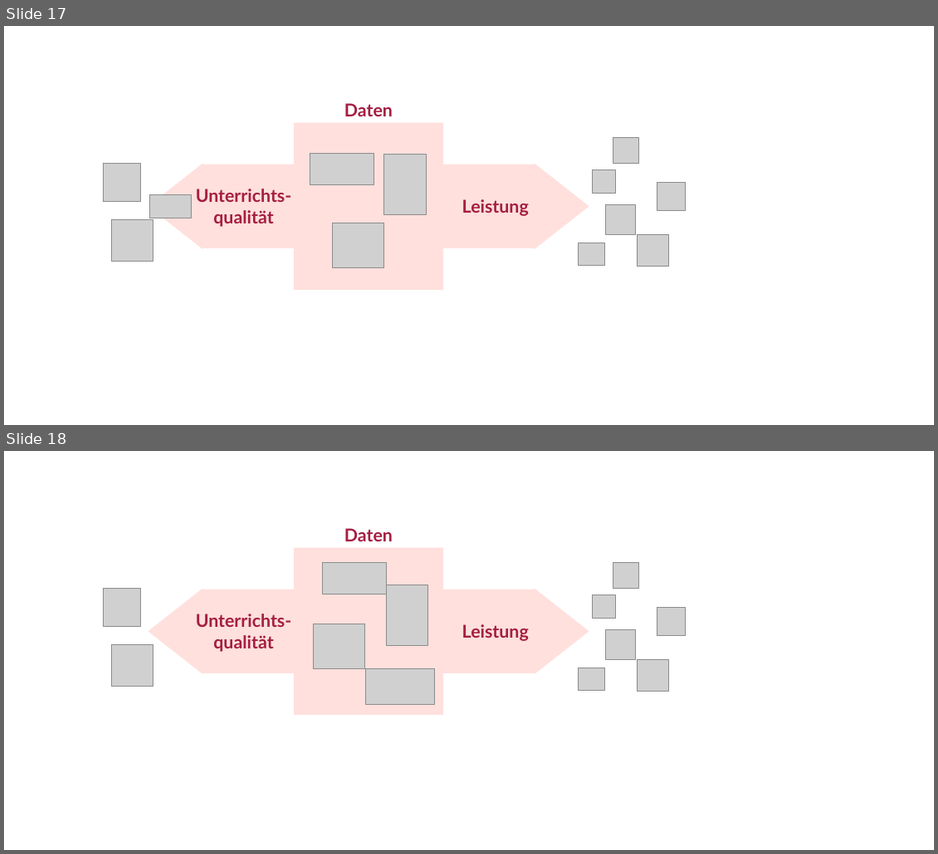
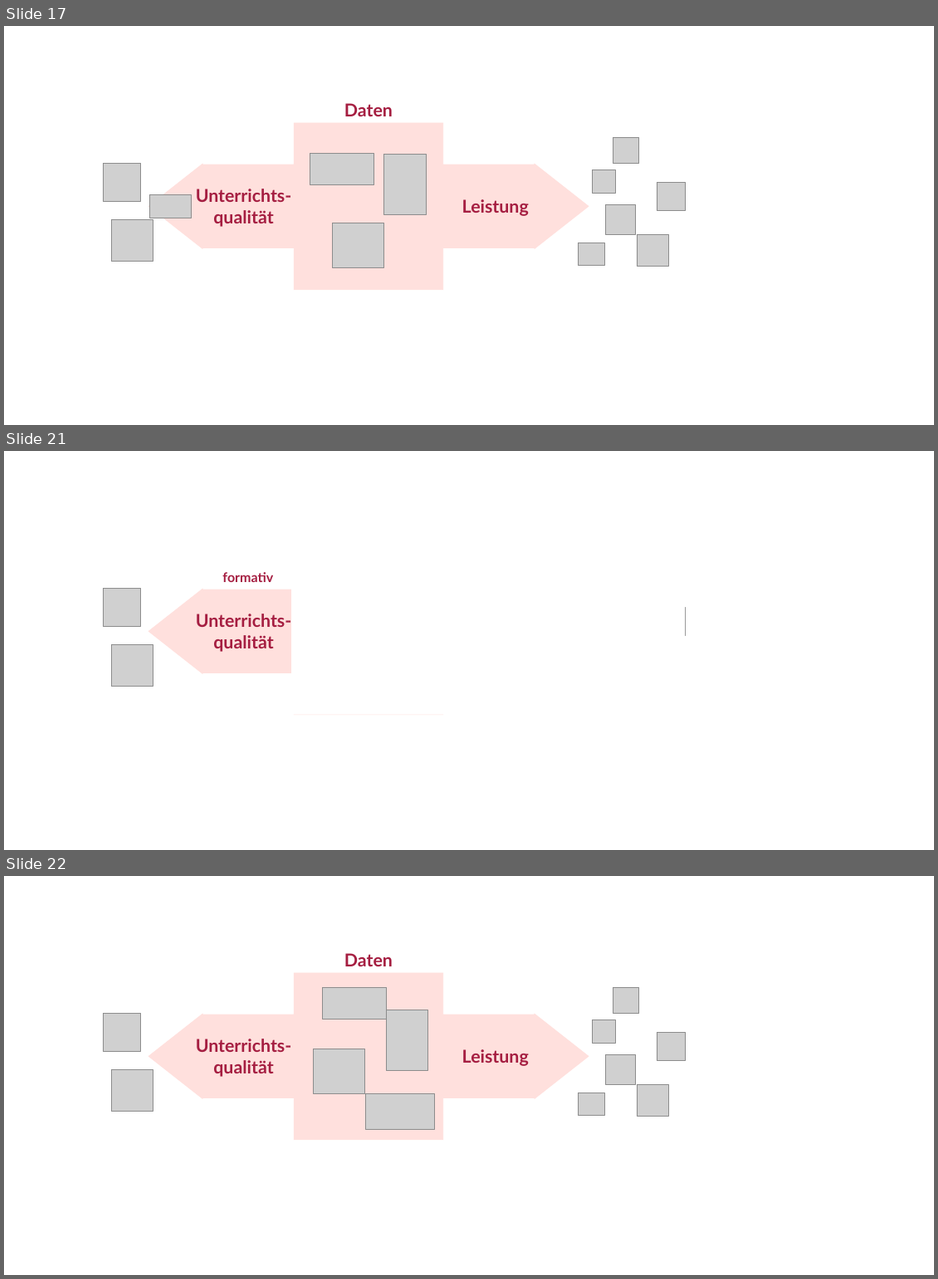
Before and after one commit to sammerk/vortrag-tue-w1, a slide deck: Img/Tabelle_Rueckmeldesysteme.pptx. Shown one above the other, each under a label of ours: slides 17 and 18 before the commit, slides 17, 21 and 22 after it; the slides between them are not shown. The pictures are 938x854 and 938x1279 pixels, drawn with LibreOffice and Linux fonts; fonts in the diff are those of the drawing; grey boxes stand for pictures. Boxes give left, top, right and bottom in pixels: in the first picture for what was removed or moved away, otherwise in the second. Text is boxed around its words. In the diff, an @@ line names an element or a change of style, - is before the commit and + after.

```diff
--- a/Img/Tabelle_Rueckmeldesysteme.pptx
+++ b/Img/Tabelle_Rueckmeldesysteme.pptx
@@ slide 21 added at box(4, 451, 934, 850), background #FFFFFF @@
@@ group added at box(103, 527, 685, 714): 3 pictures, 2 texts, 1 left right arrow callout, 1 rectangle @@
+Unterrichts- qualität
+formativ
@@ what was slide 18 is now slide 22 @@
```
Also in this commit, not shown: 3 other slides added, 11 other files.
